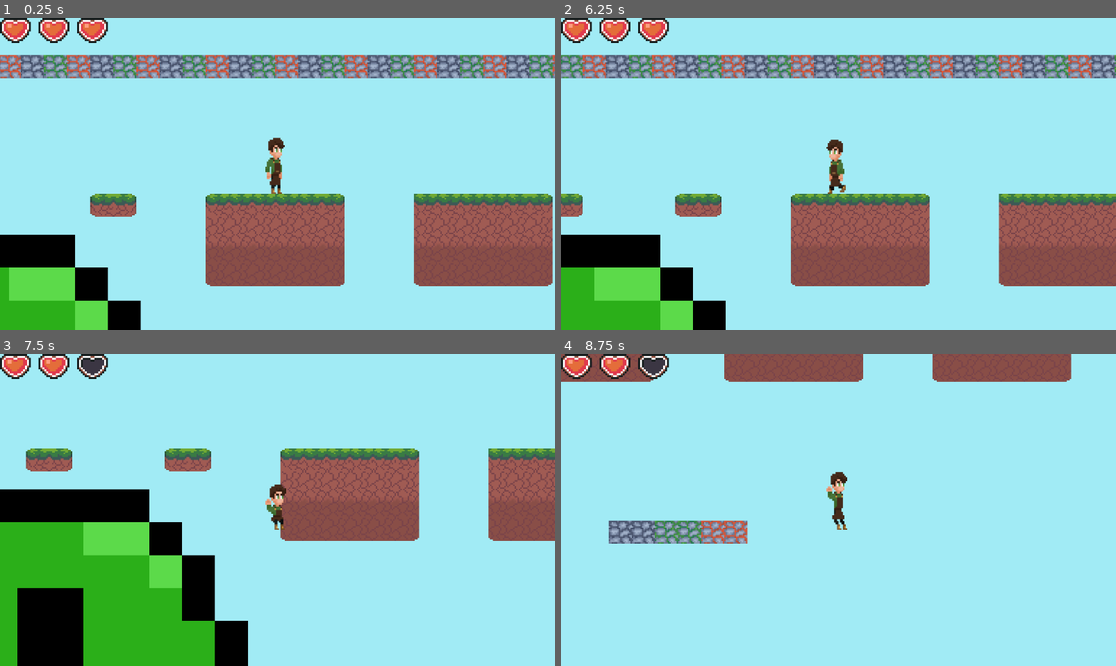
Above: before the commit, frames 1-4 (two rows, left to right).
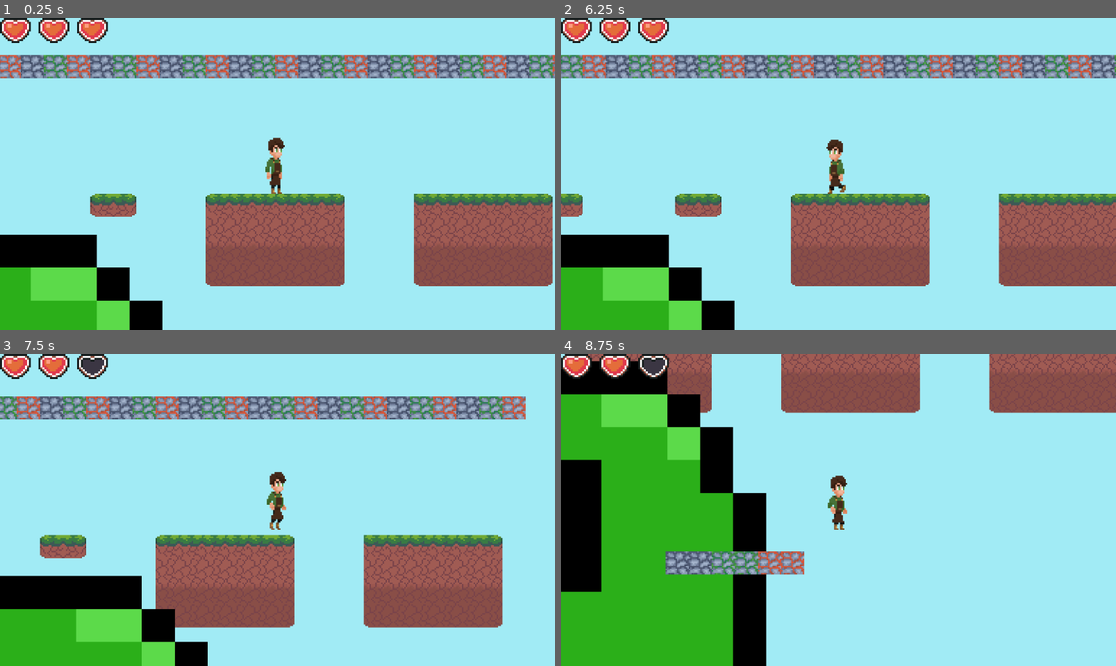
Above: after the commit, the same moments.

Repository: Vytisbrr/Shifted-by-Volt-games
Game: Godot game, scene res://Scenes/world.tscn
The game is run twice, just before and just after one commit, with the same random seed, the same clock (stepped at 60 frames per second) and the same inputs.
Inputs:
- Up to frame 1 (0.25 s): no input
- Up to frame 2 (6.25 s): hold D (move right) 0.53-2.03 s; tap Shift (Dash) every 0.75 s from 0.6 to 5.85 s; tap Space (jump) at 0.77, 1.52, 3.02, 3.77, 4.52, 6.02 s; hold A (move left) 2.03-2.78 s; hold D (move right) 2.78-4.28 s; tap Enter at 3.5 s; hold A (move left) 4.28-5.03 s; hold D (move right) 5.03-5.78 s; hold A (move left) from 5.78 s (still down)
- Up to frame 3 (7.5 s): tap Shift (Dash) at 6.6, 7.35 s; tap Space (jump) at 6.77 s; release A (move left) at 7.28 s; hold D (move right) from 7.28 s (still down)
- Up to frame 4 (8.75 s): keep holding D (move right); tap Space (jump) at 7.52 s; tap Shift (Dash) at 8.1 s

The runs differ from the first frame. In frame 1, 2.8% of the frame differs, in the area x 1-30%, y 69-100%; in frame 2, 1.1%; in frame 3, 50%, in the area x 0-100%, y 13-100%; in frame 4, 42%.

Commit message:
Slime go move move

Diff:
--- a/Scripts/slime.gd
+++ b/Scripts/slime.gd
@@ -1,4 +1,6 @@
-extends CharacterBody2D
+extends Node2D
+
+const SPEED=60
 
 @onready var ap =  $AnimationPlayer
 @onready var area = $enemyarea
@@ -8,3 +10,6 @@
 	updateanimations(slime)
 func updateanimations(slime):
 	ap.play("idle")
+
+func _process(delta):
+	position.x += SPEED * delta
Not shown, removed: README.md
